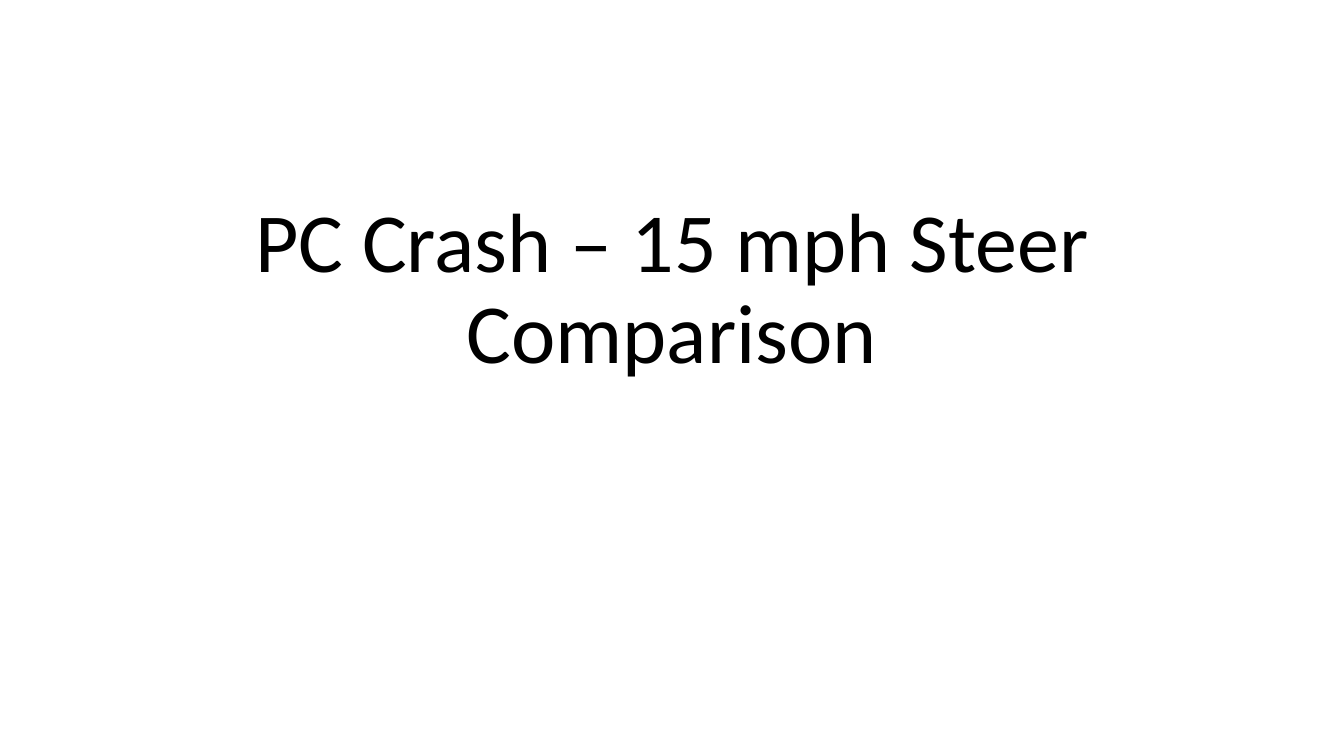
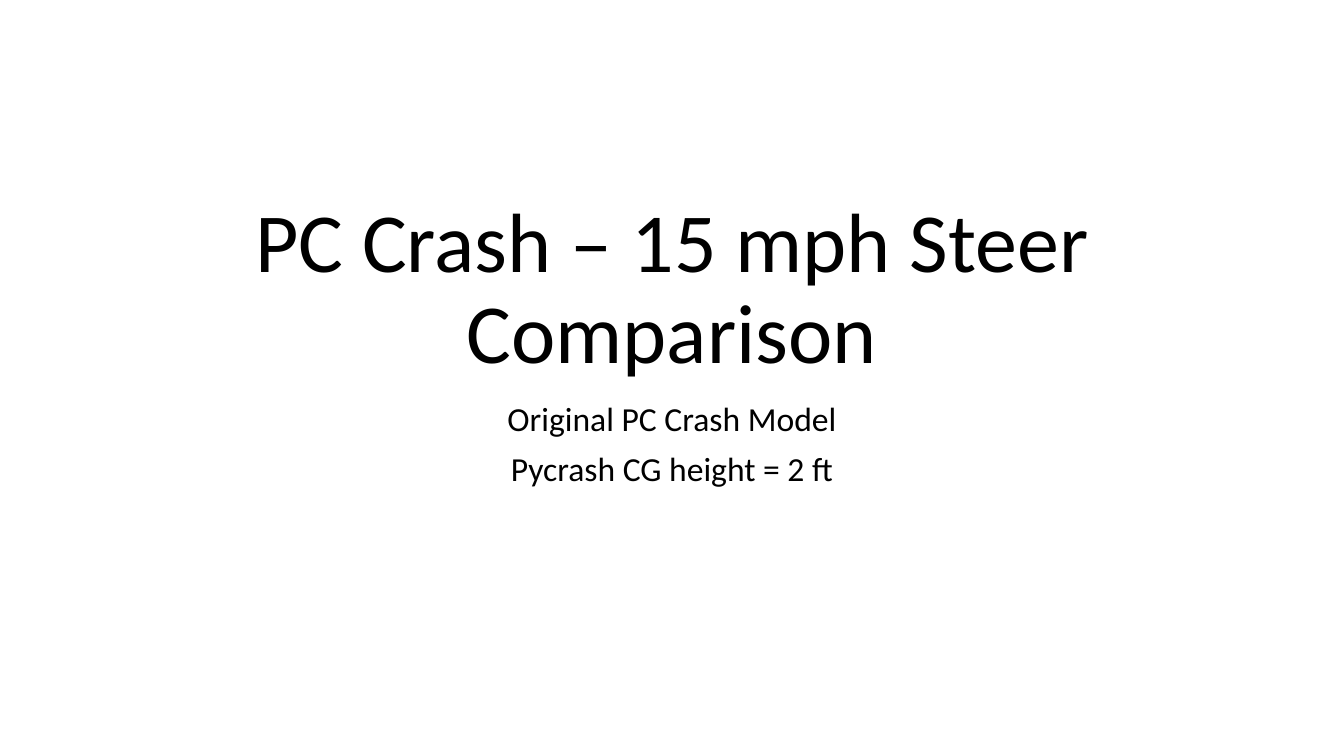
Before and after one commit to joe-cormier/pycrash, a slide deck: slide 1 of projects/validation - single vehicle motion/reports/Pycrash Results 15 mph steer.pptx. Drawn at 1344x756 pixels with LibreOffice and Linux fonts; fonts in the diff are those of the drawing. Boxes give left, top, right and bottom in pixels: in the first picture for what was removed or moved away, otherwise in the second. Text is boxed around its words. In the diff, an @@ line names an element or a change of style, - is before the commit and + after.

```diff
--- a/projects/validation - single vehicle motion/reports/Pycrash Results 15 mph steer.pptx
+++ b/projects/validation - single vehicle motion/reports/Pycrash Results 15 mph steer.pptx
@@ subtitle added at (x1=507, y1=407, x2=836, y2=487), 24 pt, text #000000 @@
+Original PC Crash Model
+Pycrash CG height = 2 ft
```
Also in this commit, not shown: 10 slides added, 2 slides removed, 3 other files.
